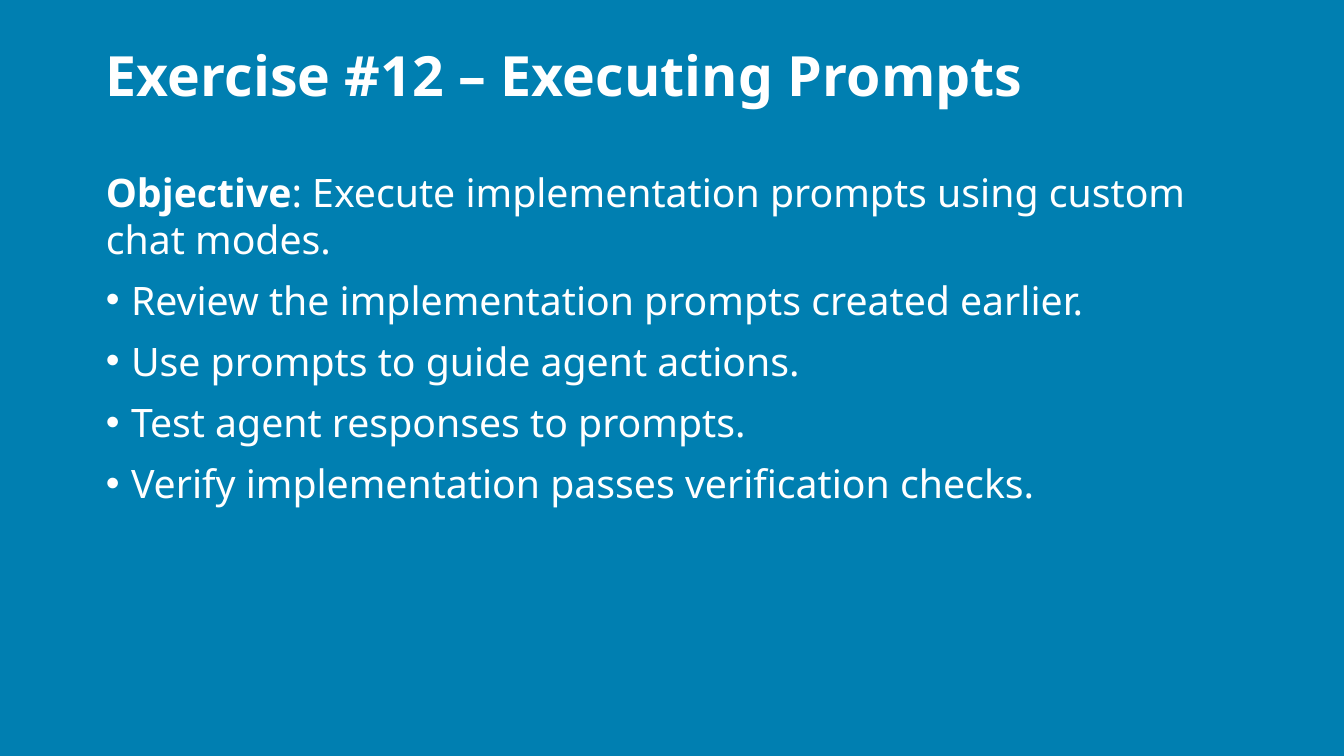
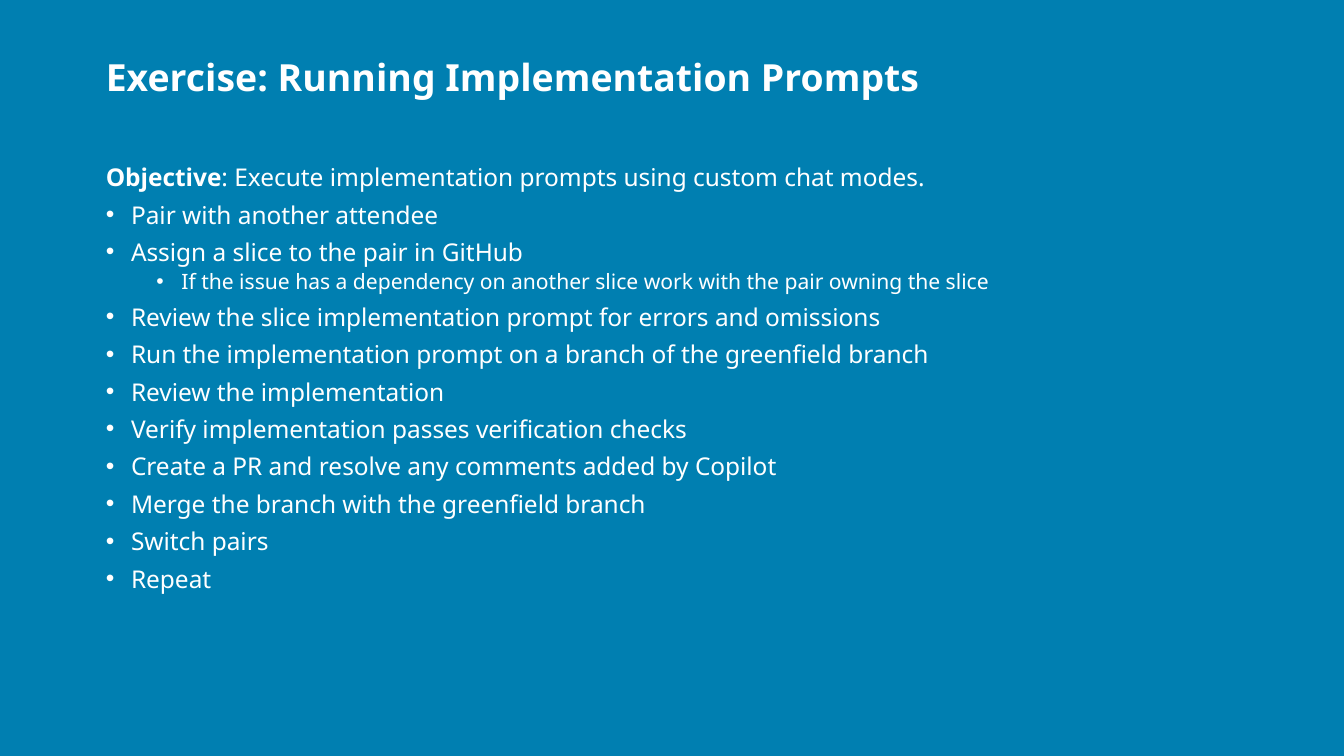
Before and after one commit to j0hnnymiller/AI-Assisted-Software-Development, a slide deck: slide 66 of Slides/AIASD-Greenfield-slides.pptx (slide 34 before the commit). Drawn at 1344x756 pixels with LibreOffice and Linux fonts; fonts in the diff are those of the drawing; background and template pictures are left out. Boxes give left, top, right and bottom in pixels: in the first picture for what was removed or moved away, otherwise in the second. Text is boxed around its words. In the diff, an @@ line names an element or a change of style, - is before the commit and + after.

Commit message:
docs: update AIASD Greenfield presentation slides

```diff
--- a/Slides/AIASD-Greenfield-slides.pptx
+++ b/Slides/AIASD-Greenfield-slides.pptx
@@ title at <box>106,62,919,100</box>: text changed; size 29.7 to 20 pt @@
-Exercise #12 – Executing Prompts
+Exercise: Running Implementation Prompts
@@ text at <box>106,167,925,192</box>: size 21 to 13.1 pt in "Objective: Execute implementation prompts using custom chat ..."; line spacing 1 to 0.8 @@
@@ text at <box>131,205,989,594</box>: text changed; size 21 to 13.1 pt @@
-• Review the implementation prompts created earlier.
-• Use prompts to guide agent actions.
-• Test agent responses to prompts.
-• Verify implementation passes verification checks.
+• Pair with another attendee
+• Assign a slice to the pair in GitHub
+  • If the issue has a dependency on another slice work with the pair owning the slice
+• Review the slice implementation prompt for errors and omissions
+• Run the implementation prompt on a branch of the greenfield branch
+• Review the implementation
+• Verify implementation passes verification checks
+• Create a PR and resolve any comments added by Copilot
+• Merge the branch with the greenfield branch
+• Switch pairs
+• Repeat
```
Also in this commit, not shown: 4 other slides changed, 33 slides added, 1 slide removed.
